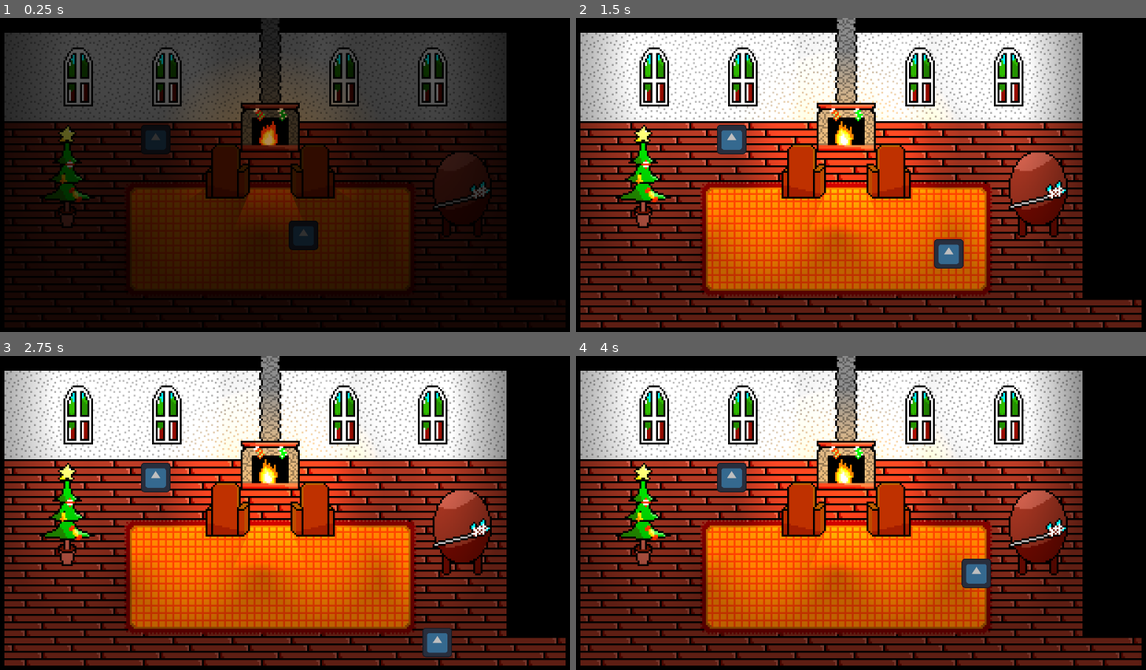
Above: before the commit, frames 1-4 (two rows, left to right).
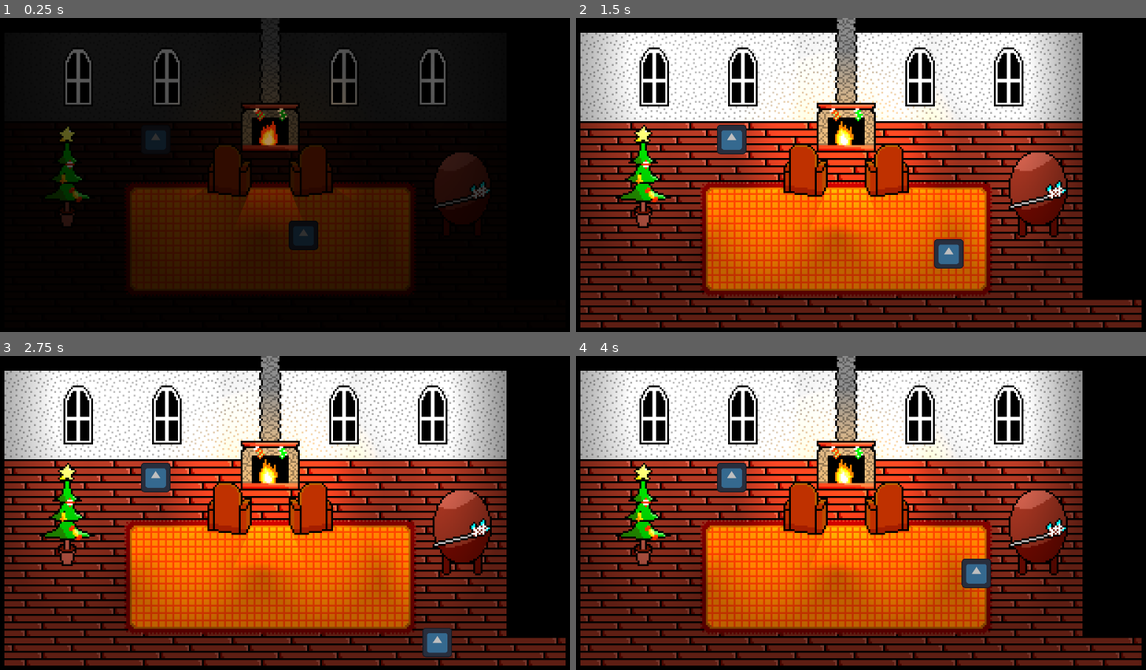
Above: after the commit, the same moments.

Repository: Monwiz/TheChristmasWand
Game: Godot game, scene res://Scenes/home.tscn
The game is run twice, just before and just after one commit, with the same random seed, the same clock (stepped at 60 frames per second) and the same inputs. The engine's default icon, where the game draws it, is replaced by a stand-in: a white triangle on a blue panel in a dark square.
Inputs:
- Up to frame 1 (0.25 s): no input
- Up to frame 2 (1.5 s): tap Enter (ui_accept) at 0.5, 0.77 s; hold Right (ui_right) 0.53-1.28 s; hold Down (ui_down) from 1.28 s (still down)
- Up to frame 3 (2.75 s): tap Enter (ui_accept) at 1.52 s; release Down (ui_down) at 2.03 s; hold Right (ui_right) from 2.03 s (still down)
- Up to frame 4 (4 s): release Right (ui_right) at 2.78 s; hold Up (ui_up) 2.78-3.53 s; tap Enter (ui_accept) at 3.02, 3.77 s; hold Left (ui_left) from 3.53 s (still down)

The runs differ from the first frame. In frame 1, 30% of the frame differs, in the area x 0-89%, y 4-80%; in frame 2, 1.9%; in frame 3, 1.9%; in frame 4, 1.9%.

Commit message:
Add Nature tile map + Remake Armchair and Window + Add clipping for windows

Diff:
--- a/Assets/Other/home_tilemap.tres
+++ b/Assets/Other/home_tilemap.tres
@@ -24,6 +24,8 @@
 6:4/0 = 0
 2:1/0 = 0
 2:2/0 = 0
+8:4/0 = 0
+9:4/0 = 0
 
 [resource]
 sources/1 = SubResource("TileSetAtlasSource_15igj")
--- a/Scenes/home.tscn
+++ b/Scenes/home.tscn
@@ -10,6 +10,9 @@
 [ext_resource type="Theme" uid="uid://qagfmr7thawf" path="res://Assets/Other/dialogue.tres" id="8_auh4a"]
 [ext_resource type="Script" path="res://Scripts/Systems/dialogue_box.gd" id="9_7d3ia"]
 [ext_resource type="Script" path="res://Scripts/choices.gd" id="10_hg0uu"]
+
+[sub_resource type="CanvasItemMaterial" id="CanvasItemMaterial_qnfts"]
+blend_mode = 2
 
 [sub_resource type="Gradient" id="Gradient_hi3af"]
 colors = PackedColorArray(1, 1, 1, 1, 0, 0, 0, 1)
@@ -257,9 +260,17 @@
 [node name="Layers" type="Node2D" parent="."]
 y_sort_enabled = true
 
-[node name="Background" type="TileMapLayer" parent="Layers"]
+[node name="Background" type="CanvasGroup" parent="Layers"]
 z_index = -5
+
+[node name="TileMap" type="TileMapLayer" parent="Layers/Background"]
 tile_map_data = PackedByteArray("AAADAAQAAQAAAAAAAAADAAUAAQAAAAAAAAADAAYAAQAAAAAAAAACAAYAAQABAAAAAAACAAcAAQABAAAAAAACAA …(2672 unchanged characters)…
+tile_set = ExtResource("1_imncd")
+
+[node name="Clip" type="TileMapLayer" parent="Layers/Background"]
+material = SubResource("CanvasItemMaterial_qnfts")
+position = Vector2(0, -8)
+tile_map_data = PackedByteArray("AAADAAIAAQAIAAQAAGADAAEAAQAJAAQAAGAGAAIAAQAIAAQAAGAGAAEAAQAJAAQAAGAMAAIAAQAIAAQAAGAMAAEAAQAJAAQAAGAPAAIAAQAIAAQAAGAPAAEAAQAJAAQAAGA=")
 tile_set = ExtResource("1_imncd")
 
 [node name="Background2" type="TileMapLayer" parent="Layers"]
@@ -269,7 +280,7 @@
 
 [node name="Windows" type="TileMapLayer" parent="Layers"]
 position = Vector2(0, 8)
-tile_map_data = PackedByteArray("AAADAAAAAQACAAEAAAADAAEAAQACAAIAAAAGAAAAAQACAAEAAAAGAAEAAQACAAIAAAAPAAAAAQACAAEAAAAPAAEAAQACAAIAAAAMAAAAAQACAAEAAAAMAAEAAQACAAIAAAA=")
+tile_map_data = PackedByteArray("AAADAAAAAQACAAEAAAADAAEAAQACAAIAAAAGAAEAAQACAAIAAAAPAAAAAQACAAEAAAAPAAEAAQACAAIAAAAMAAAAAQACAAEAAAAMAAEAAQACAAIAAAAGAAAAAQACAAEAAAA=")
 tile_set = ExtResource("1_imncd")
 
 [node name="PointLight2D" type="PointLight2D" parent="Layers/Windows"]
Binary file changed: Assets/Textures/Map/home.png
Binary file added: Assets/Textures/Map/nature.png
Not shown, added: Assets/Textures/Map/nature.png.import
Not shown: 1 places in Scenes/home.tscn that only renumber resources
